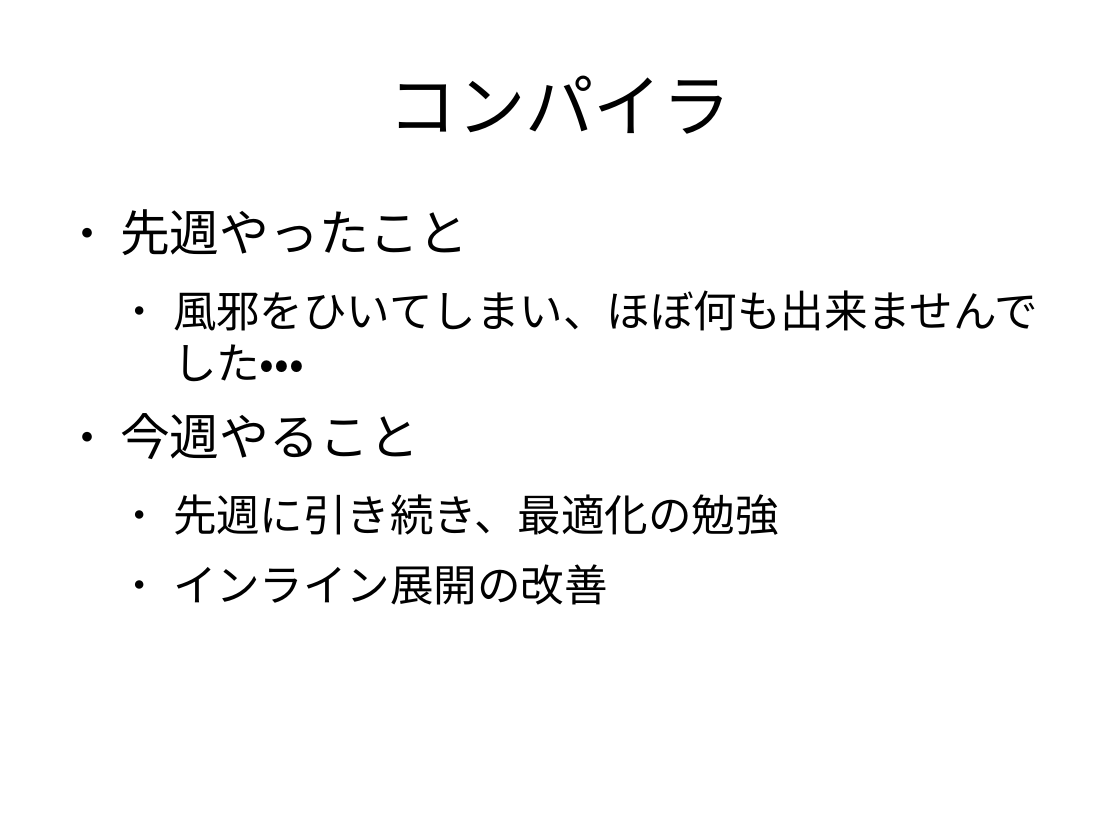
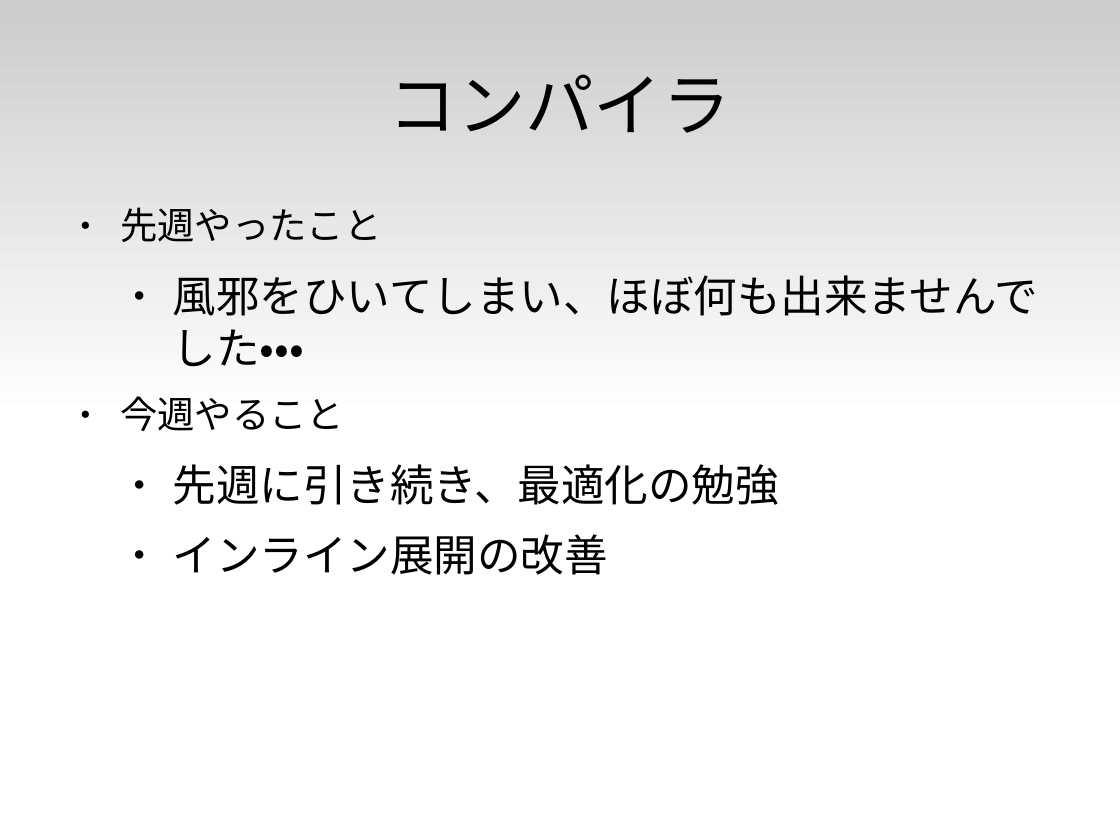
Before and after one commit to cpumul4/cpuex, a slide deck: slide 7 of prsn/1113/1113.odp (slide 2 before the commit). Drawn at 1120x840 pixels with LibreOffice and Linux fonts; fonts in the diff are those of the drawing. Boxes give left, top, right and bottom in pixels: in the first picture for what was removed or moved away, otherwise in the second. Text is boxed around its words. In the diff, an @@ line names an element or a change of style, - is before the commit and + after.

```diff
--- a/prsn/1113/1113.odp
+++ b/prsn/1113/1113.odp
@@ rectangle added at [0, 0, 1120, 420], fill gradient #CCCCCC to #FFFFFF @@
@@ text at [120, 207, 381, 431]: size 32 to 24 pt in "先週やったこと", "今週やること" @@
```
Also in this commit, not shown: 3 other slides changed, 4 slides added.
